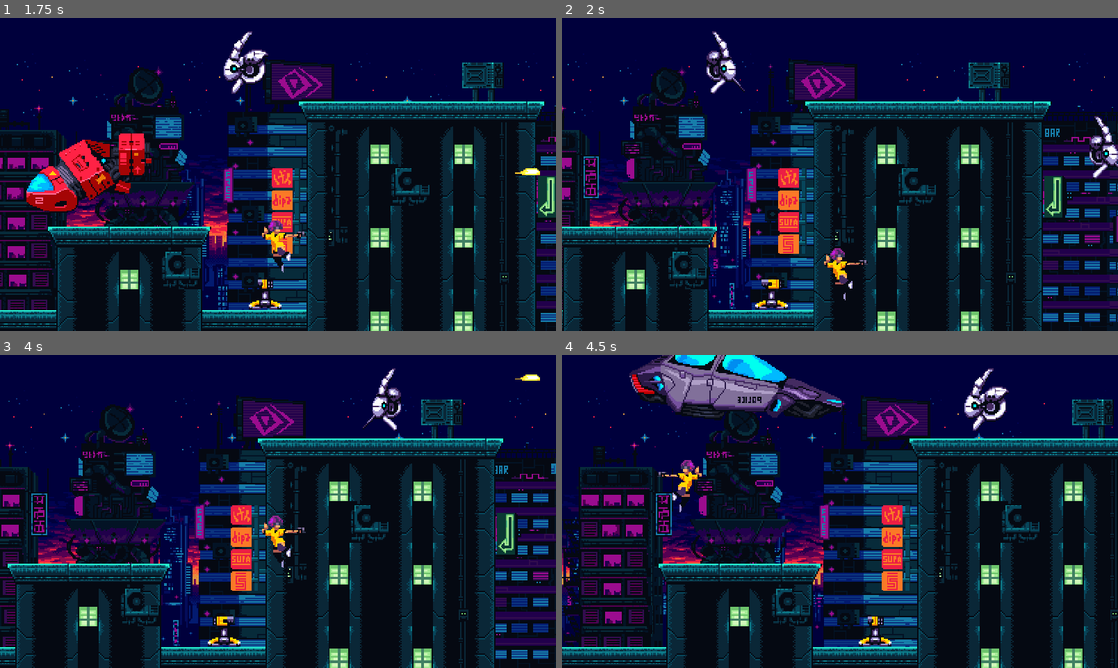
Above: before the commit, frames 1-4 (two rows, left to right).
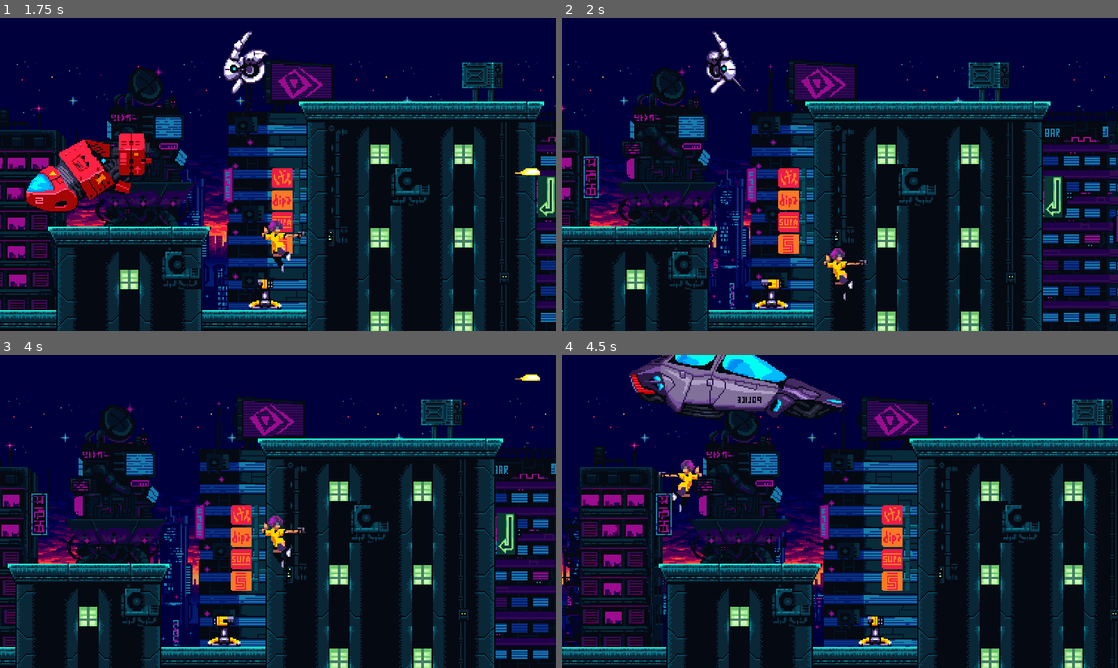
Above: after the commit, the same moments.

Repository: youssefx991/Warped-City
Game: Godot game, scene res://World/world.tscn
The game is run twice, just before and just after one commit, with the same random seed, the same clock (stepped at 60 frames per second) and the same inputs.
Inputs:
- Up to frame 1 (1.75 s): tap Enter (ui_accept) at 0.5, 0.77, 1.52 s; hold Right (ui_right) from 0.53 s (still down); tap X (shoot) at 0.6, 1.35 s
- Up to frame 2 (2 s): keep holding Right (ui_right)
- Up to frame 3 (4 s): release Right (ui_right) at 2.03 s; hold Left (ui_left) 2.03-2.78 s; tap X (shoot) at 2.1, 2.85, 3.6 s; hold Right (ui_right) from 2.78 s (still down); tap Enter (ui_accept) at 3.02, 3.77 s
- Up to frame 4 (4.5 s): release Right (ui_right) at 4.28 s; hold Left (ui_left) from 4.28 s (still down); tap X (shoot) at 4.35 s

Frame 1 is identical in both runs. In frame 2, 0.5% of the frame differs, in the area x 94-100%, y 31-52%; in frame 3, 0.6%; in frame 4, 0.8%, in the area x 72-81%, y 4-25%.

Commit message:
Drone dies

Diff:
--- a/Bullet/bullet.tscn
+++ b/Bullet/bullet.tscn
@@ -29,7 +29,7 @@
 [sub_resource type="RectangleShape2D" id="RectangleShape2D_a8rwo"]
 size = Vector2(5, 6)
 
-[node name="Bullet" type="Area2D"]
+[node name="Bullet" type="Area2D" groups=["Bullet"]]
 script = ExtResource("1_ke634")
 
 [node name="AnimatedSprite2D" type="AnimatedSprite2D" parent="."]
--- a/Enemies/Drone/drone.gd
+++ b/Enemies/Drone/drone.gd
@@ -3,7 +3,9 @@
 var direction = -1
 var speed = 80
 
-
+@onready var bullet = preload("res://Bullet/bullet.tscn")
+#(30, 10)	(-30, 10)
+@onready var bullet_position = $bullet_position
 # Called every frame. 'delta' is the elapsed time since the previous frame.
 func _process(delta):
 	global_position.x += speed * delta * direction
@@ -11,3 +13,8 @@
 
 func turn_around():
 	direction *= -1
+
+
+func _on_area_entered(area):
+	if area.is_in_group("Bullet"):
+		queue_free()
--- a/Enemies/Drone/drone.tscn
+++ b/Enemies/Drone/drone.tscn
@@ -1,7 +1,23 @@
-[gd_scene load_steps=6 format=3 uid="uid://dj5bvj5ik8sfy"]
+[gd_scene load_steps=7 format=3 uid="uid://dj5bvj5ik8sfy"]
 
 [ext_resource type="Texture2D" uid="uid://pmofgkdhd6u2" path="res://Enemies/Drone/drone_preview.png" id="1_dfg34"]
 [ext_resource type="Script" path="res://Enemies/Drone/drone.gd" id="1_pxc43"]
+
+[sub_resource type="Animation" id="Animation_rmn1b"]
+length = 0.001
+loop_mode = 2
+tracks/0/type = "value"
+tracks/0/imported = false
+tracks/0/enabled = true
+tracks/0/path = NodePath("Sprite2D:frame")
+tracks/0/interp = 1
+tracks/0/loop_wrap = true
+tracks/0/keys = {
+"times": PackedFloat32Array(0),
+"transitions": PackedFloat32Array(1),
+"update": 1,
+"values": [0]
+}
 
 [sub_resource type="Animation" id="Animation_l2v0t"]
 resource_name = "drone"
@@ -37,27 +53,14 @@
 }]
 }
 
-[sub_resource type="Animation" id="Animation_rmn1b"]
-length = 0.001
-loop_mode = 2
-tracks/0/type = "value"
-tracks/0/imported = false
-tracks/0/enabled = true
-tracks/0/path = NodePath("Sprite2D:frame")
-tracks/0/interp = 1
-tracks/0/loop_wrap = true
-tracks/0/keys = {
-"times": PackedFloat32Array(0),
-"transitions": PackedFloat32Array(1),
-"update": 1,
-"values": [0]
-}
-
 [sub_resource type="AnimationLibrary" id="AnimationLibrary_j4qjh"]
 _data = {
 "RESET": SubResource("Animation_rmn1b"),
 "drone": SubResource("Animation_l2v0t")
 }
+
+[sub_resource type="RectangleShape2D" id="RectangleShape2D_4vq7j"]
+size = Vector2(34, 43)
 
 [node name="Drone" type="Area2D"]
 script = ExtResource("1_pxc43")
@@ -67,7 +70,16 @@
 hframes = 5
 
 [node name="AnimationPlayer" type="AnimationPlayer" parent="."]
-autoplay = "drone"
 libraries = {
 "": SubResource("AnimationLibrary_j4qjh")
 }
+autoplay = "drone"
+
+[node name="bullet_position" type="Marker2D" parent="."]
+position = Vector2(-30, 10)
+
+[node name="death_area" type="CollisionShape2D" parent="."]
+position = Vector2(-1, 1.5)
+shape = SubResource("RectangleShape2D_4vq7j")
+
+[connection signal="area_entered" from="." to="." method="_on_area_entered"]
